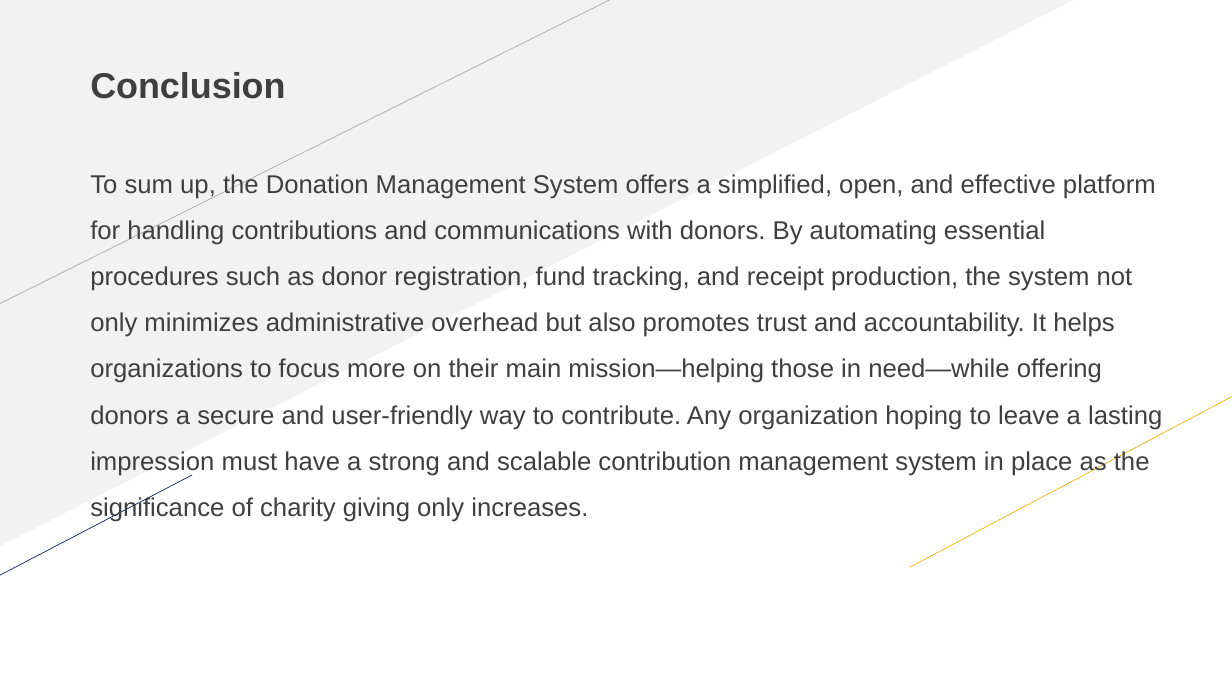
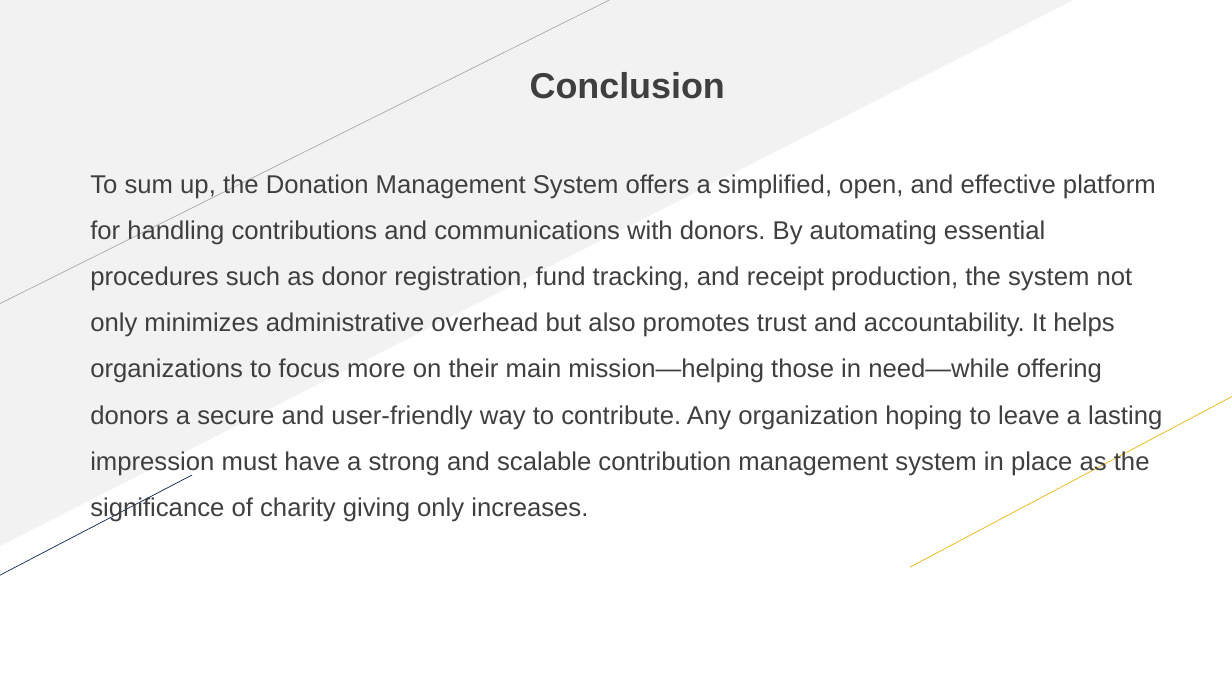
Before and after one commit to SharminAkter13/php_project, a slide deck: slide 23 of project_proposal/1288188_Sharmin_Akter.pptx. Drawn at 1232x693 pixels with LibreOffice and Linux fonts; fonts in the diff are those of the drawing. Boxes give left, top, right and bottom in pixels: in the first picture for what was removed or moved away, otherwise in the second. Text is boxed around its words. In the diff, an @@ line names an element or a change of style, - is before the commit and + after.

```diff
--- a/project_proposal/1288188_Sharmin_Akter.pptx
+++ b/project_proposal/1288188_Sharmin_Akter.pptx
@@ text at (x1=530, y1=72, x2=725, y2=99): alignment left to centre @@
```
Also in this commit, not shown: 15 other slides changed.
